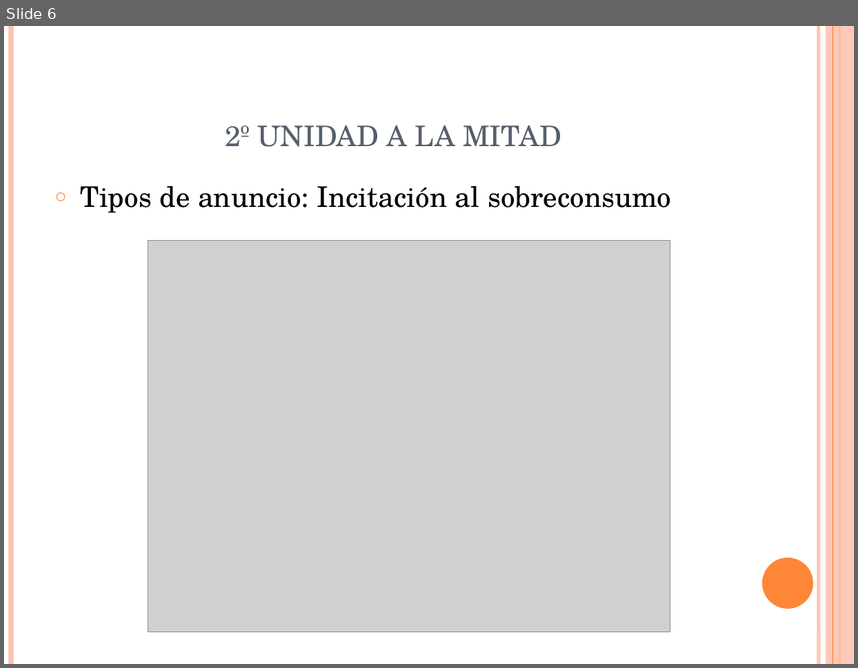
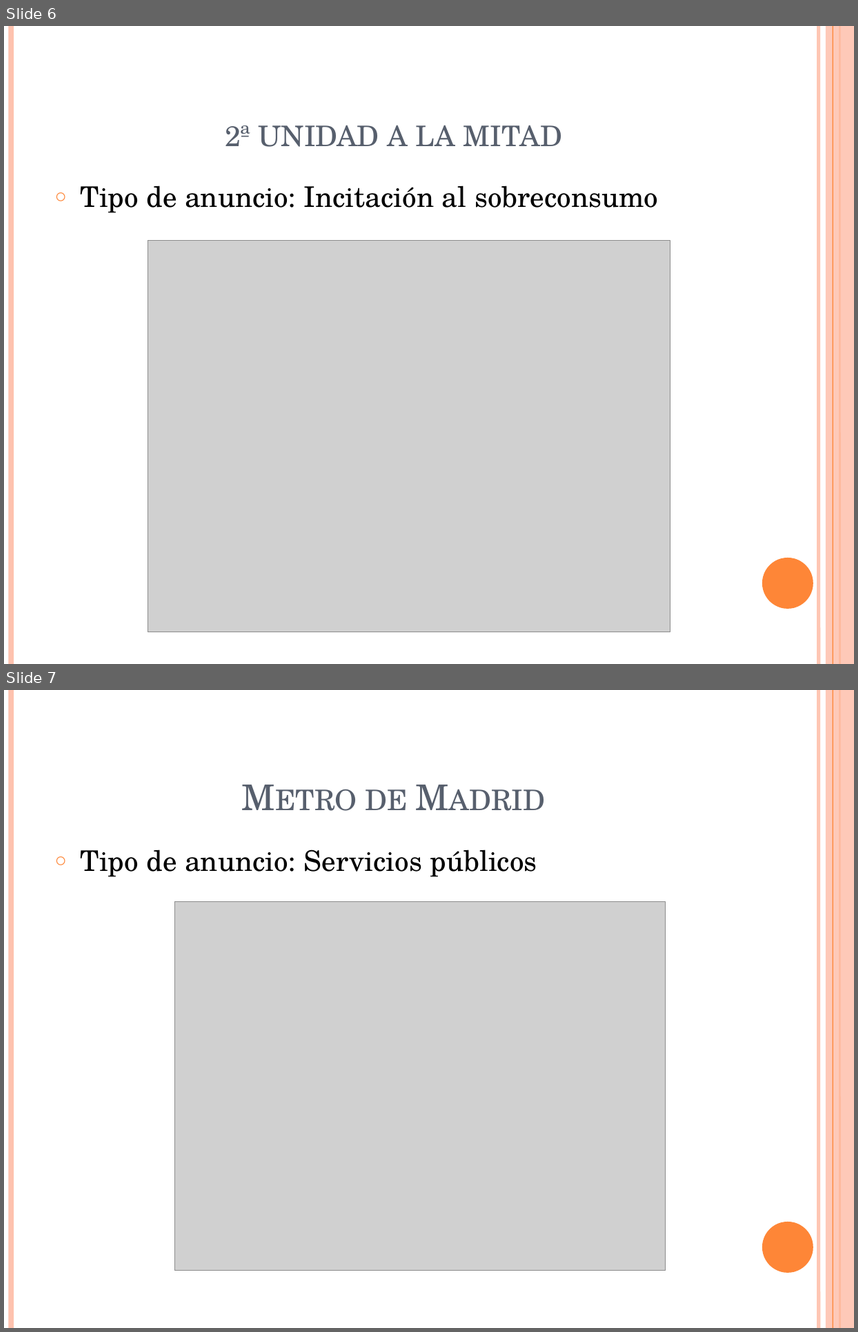
Before and after one commit to Sulley38/ProyectoEDA, a slide deck: docs/TIPOS DE ANUNCIOS.pptm. Shown one above the other, each under a label of ours: slide 6 before the commit, slides 6 and 7 after it. The pictures are 858x668 and 858x1332 pixels, drawn with LibreOffice and Linux fonts; fonts in the diff are those of the drawing; grey boxes stand for pictures. Boxes give left, top, right and bottom in pixels: in the first picture for what was removed or moved away, otherwise in the second. Text is boxed around its words. In the diff, an @@ line names an element or a change of style, - is before the commit and + after.

Commit message:
Anuncios EAE

```diff
--- a/docs/TIPOS DE ANUNCIOS.pptm
+++ b/docs/TIPOS DE ANUNCIOS.pptm
@@ slide 7 added at bbox=[4, 690, 854, 1328], background #FFFFFF; not listed: 6 template elements that a slide beside it also shows @@
@@ title added at bbox=[365, 789, 408, 810], 30 pt, text #575F6D, small capitals @@
+Metro de Madrid
@@ text added at bbox=[81, 849, 537, 877], 24 pt, text #000000 @@
+○ Tipo de anuncio: Servicios públicos
@@ picture added at bbox=[175, 902, 665, 1270] @@
@@ slide 6 changed as well @@
@@ title at bbox=[225, 125, 562, 147]: text changed @@
-2º unidad a la mitad
+2ª unidad a la mitad
@@ text at bbox=[81, 185, 658, 213]: text changed @@
-○ Tipos de anuncio: Incitación al sobreconsumo
+○ Tipo de anuncio: Incitación al sobreconsumo
```
Also in this commit, not shown: 7 other slides changed, 1 other slide added, 1 slide removed, 2 other files.
